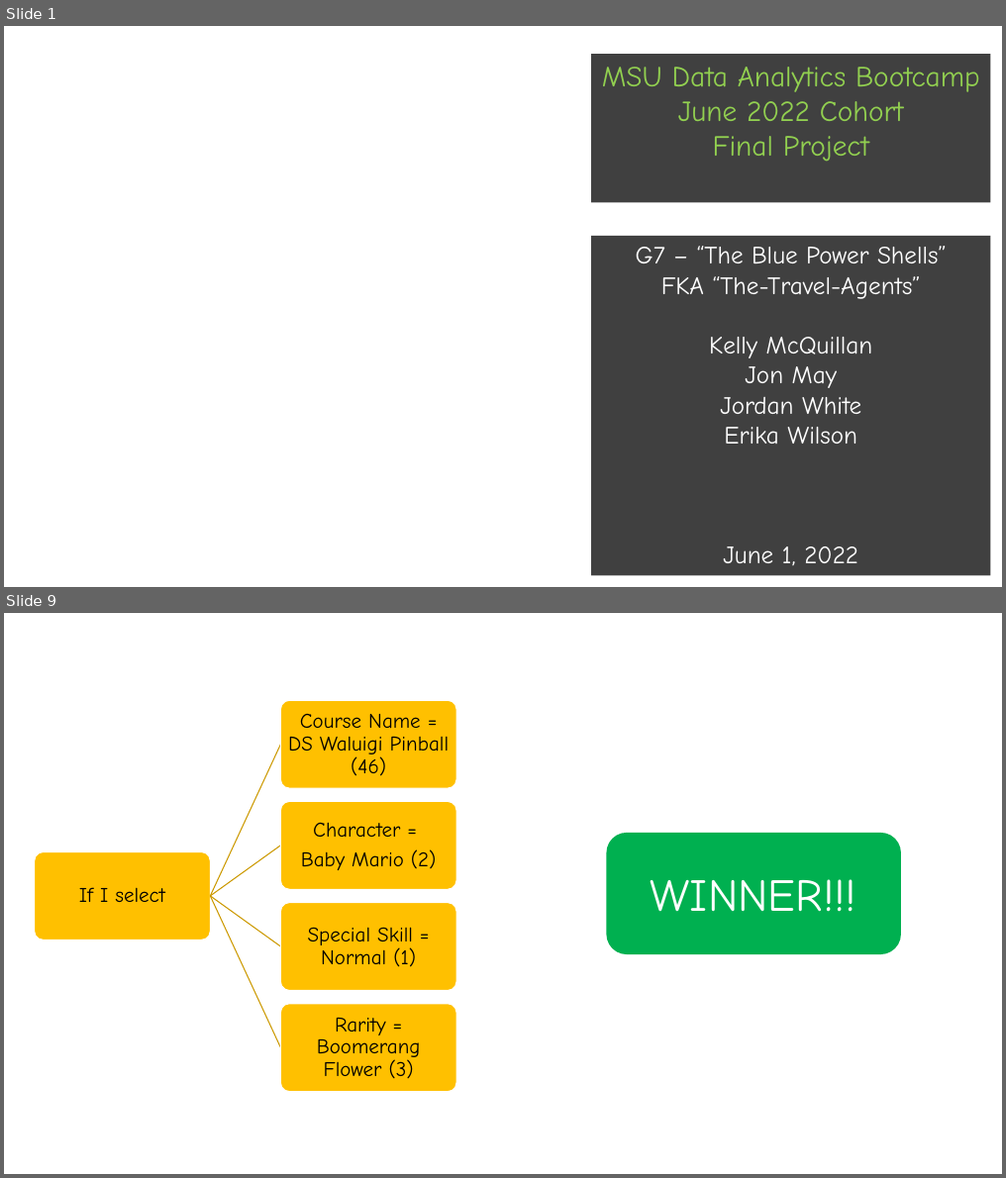
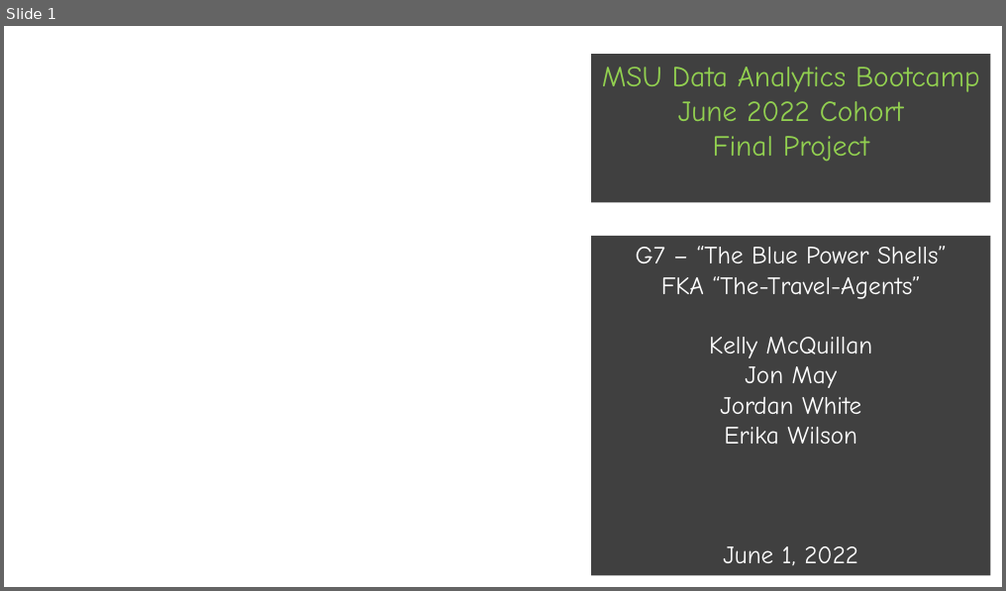
Before and after one commit to JordanWhite21/TheBluePowerShells, a slide deck: Final Project_MarioKart.pptx. Shown one above the other, each under a label of ours: slides 1 and 9 before the commit, slide 1 after it; the slides between them are not shown. The pictures are 1006x1178 and 1006x591 pixels, drawn with LibreOffice and Linux fonts; fonts in the diff are those of the drawing; background and template pictures are left out. Boxes give left, top, right and bottom in pixels: in the first picture for what was removed or moved away, otherwise in the second. Text is boxed around its words. In the diff, an @@ line names an element or a change of style, - is before the commit and + after.

```diff
--- a/Final Project_MarioKart.pptx
+++ b/Final Project_MarioKart.pptx
@@ slide 9 removed at box(4, 613, 1002, 1174), background picture (left out) @@
@@ rounded rectangle removed at box(607, 833, 902, 956) @@
-WINNER!!!
@@ group removed at box(35, 700, 456, 1092): 5 rounded rectangles, 5 texts, 4 freeform shapes @@
-If I select
-Course Name = DS Waluigi Pinball (46)
-Character =
-Baby Mario (2)
-Special Skill = Normal (1)
-Rarity = Boomerang Flower (3)
```
Also in this commit, not shown: 6 slides changed, 1 slide added, 7 other slides removed.
